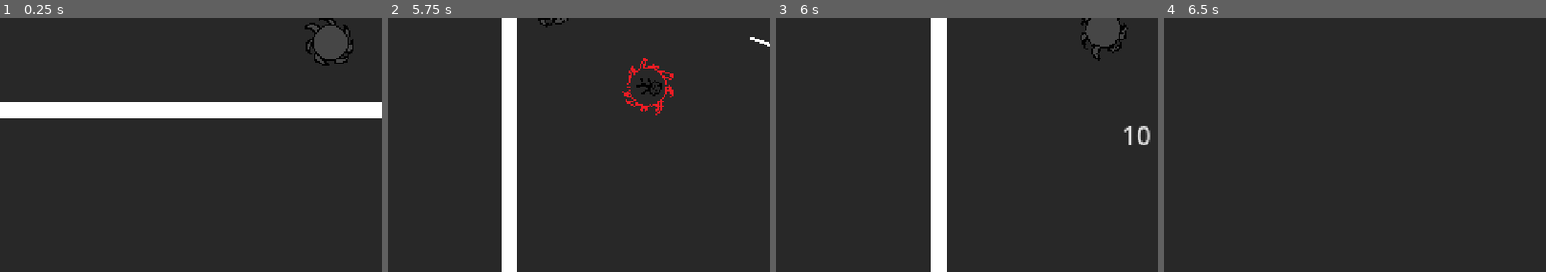
Above: before the commit, frames 1-4 (left to right).
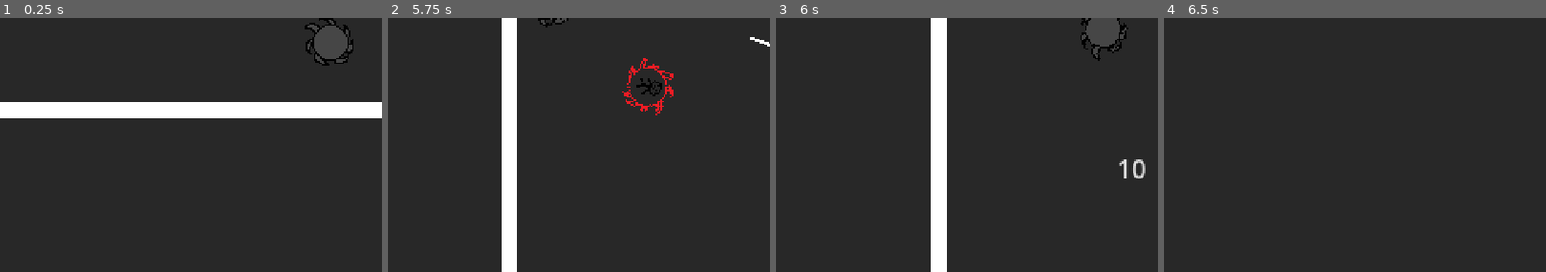
Above: after the commit, the same moments.

Repository: deltea/brj-2025
Game: Godot game, scene res://rooms/levels/test_level.tscn
Two runs of this game, one before a commit and one after it. Both use one fixed random seed, a clock stepped at 60 frames per second and the inputs below.
Inputs (mouse positions are % of the whole screen's width and height, from its top left):
- Up to frame 1 (0.25 s): no input
- Up to frame 2 (5.75 s): tap Enter at 0.5 s; move the mouse to (72, 45) at 0.52 s; press the mouse at (72, 45) at 0.53 s; tap Space at 1.25 s; move the mouse to (30, 55) at 1.27 s; release the mouse at (30, 55) at 1.28 s; click (30, 55) at 1.35 s; move the mouse to (60, 28) at 2.02 s; press the mouse at (60, 28) at 2.03 s; move the mouse to (45, 70) at 2.77 s; release the mouse at (45, 70) at 2.78 s; click (45, 70) at 2.85 s; move the mouse to (80, 65) at 3.52 s; press the mouse at (80, 65) at 3.53 s; move the mouse to (20, 35) at 4.27 s; release the mouse at (20, 35) at 4.28 s; click (20, 35) at 4.35 s; move the mouse to (55, 50) at 5.02 s; press the mouse at (55, 50) at 5.03 s
- Up to frame 3 (6 s): move the mouse to (35, 25) at 5.77 s; release the mouse at (35, 25) at 5.78 s; click (35, 25) at 5.85 s
- Up to frame 4 (6.5 s): no input
The pictures show only the part of the screen within x 7-57%, y 45-95%; the shares and areas given below are measured in that part.

Frames 1-2 are identical in both runs. In frame 3, 0.5% of the frame differs, in the area x 89-98%, y 42-64%; in frame 4, nothing differs.

Commit message:
Added Damge Indicators

Diff:
--- a/damage_indicator.gd
+++ b/damage_indicator.gd
@@ -10,7 +10,9 @@
 var duration : float;
 var alpha_decrement : float;
 
-func set_up(global_positionL : Vector2, damage_amountL : int, durationL : float = 0.5, deceleration_factorL : float = 0.1, velocity_multL : float = 1):
+func set_up(global_positionL : Vector2, damage_amountL : int, velocity_multL : float = 1,
+		impact_directionL : Vector2 = randomize_direction(velocity_multL),
+		durationL : float = 0.5, deceleration_factorL : float = 0.1):
 	global_position = global_positionL;
 
 	damage_amount = damage_amountL;
@@ -20,11 +22,12 @@
 	duration = durationL;
 	alpha_decrement = 1/duration
 
+	velocity = impact_directionL * speed * velocity_mult;
+
 # Called when the node enters the scene tree for the first time.
 func _ready() -> void:
 	print("In scene")
 	text = str(damage_amount);
-	velocity = randomize_velocity(velocity_mult);
 	var tween = get_tree().create_tween();
 	tween.set_parallel();
 	tween.tween_property(self, "velocity", Vector2(velocity * 0.1), duration);
@@ -35,6 +38,6 @@
 func _physics_process(delta: float) -> void:
 	position += velocity * delta;
 
-func randomize_velocity(velocity_mult : float) -> Vector2:
+func randomize_direction(velocity_mult : float) -> Vector2:
 	var direction = Vector2.LEFT.rotated(randf_range(0, 2 * PI));
-	return direction * speed * velocity_mult;
+	return direction;
--- a/scenes/player/player.gd
+++ b/scenes/player/player.gd
@@ -30,7 +30,9 @@
 	RoomManager.current_room.camera.shake();
 	if body is Entity:
 		var damage_indicator_instance : DamageIndicator = damage_indicator_scene.instantiate();
-		damage_indicator_instance.set_up(body.global_position, damage);
+
+		var impact_direction = (body.global_position - global_position).normalized();
+		damage_indicator_instance.set_up(body.global_position, damage, 1, impact_direction);
 		add_sibling(damage_indicator_instance);
 
 		body.take_damage(damage)
